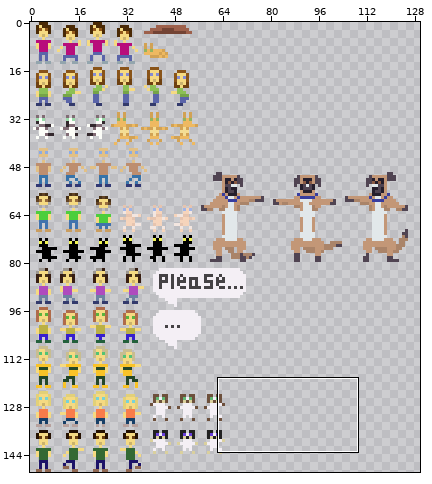
Two versions of one sprite sheet, demo/sarah/resources/images/dance.png. Above: a wide view before the commit, with the close-up outlined.
Close-up. Before the edit:
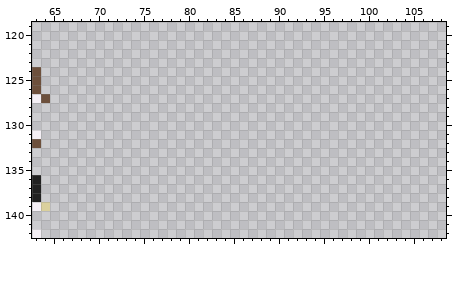
The file is 150x150 pixels. Colours within 5 levels of each other are drawn and written as one. Shown: x 63..108, y 119..142. The wide view leaves out empty margins.
After the commit:
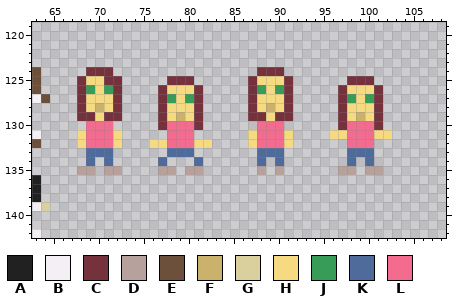
Palette (. is transparent): A #212121  B #f4eff5  C #75313c  D #b7a19d  E #6d503c  F #cab26d  G #dad09d  H #f5da82  J #389c59  K #4e6b9b  L #f36b8f
Difference:
y 124: x 69..71 ... -> CCC; x 88..90 ... -> CCC
y 125: x 68..72 ..... -> CHHCC; x 78..80 ... -> CCC; x 87..91 ..... -> CHHHC; x 98..100 ... -> CCC
y 126: x 68..72 ..... -> CJHJC; x 77..81 ..... -> CHHHC; x 87..91 ..... -> CJHJC; x 97..101 ..... -> CHHHC
y 127: x 68..72 ..... -> CHHHC; x 77..81 ..... -> CJHJC; x 87..91 ..... -> CHHHC; x 97..101 ..... -> CJHJC
y 128: x 68..72 ..... -> CHFHC; x 77..81 ..... -> CHHHC; x 87..91 ..... -> CHFHC; x 97..101 ..... -> CHHHC
y 129: x 68..72 ..... -> CCHCC; x 77..81 ..... -> CHFHC; x 87..91 ..... -> CCHCC; x 97..101 ..... -> CHFHC
y 130: x 69..71 ... -> LLL; x 77..81 ..... -> CLLLC; x 88..90 ... -> LLL; x 97..101 ..... -> CLLLC
y 131: x 68..72 ..... -> HLLLH; x 78..80 ... -> LLL; x 87..91 ..... -> HLLLH; x 96..102 ....... -> HHLLLHH
y 132: x 68..72 ..... -> HLLLH; x 76..82 ....... -> HHLLLHH; x 87..91 ..... -> HLLLH; x 98..100 ... -> LLL
y 133: x 69..71 ... -> KKK; x 78..80 ... -> KKK; x 88..90 ... -> KKK; x 98..100 ... -> KKK
y 134: x 69 . -> K; x 71 . -> K; x 77 . -> K; x 81 . -> K; x 88 . -> K; x 90 . -> K; x 98 . -> K; x 100 . -> K
y 135: x 68..69 .. -> DD; x 71..72 .. -> DD; x 77..78 .. -> DD; x 80..81 .. -> DD; x 88 . -> D; x 90 . -> D; x 97..98 .. -> DD; x 100..101 .. -> DD
